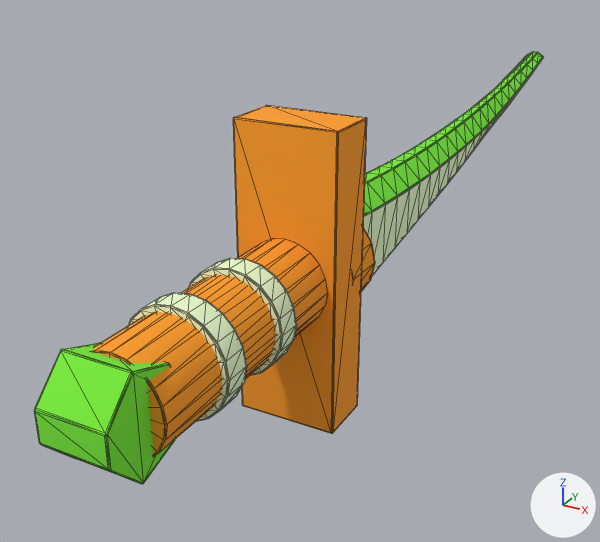
The glTF model assets/swords/pool/Sword_ThornwoodDirk.glb: old version first, new version second.
Rendered twice from a 50 mm camera at (0.305, -0.784, 0.279) aimed at (-0.082, -0.081, -0.073). Lighting does not change. The marker at lower right points along +X, +Y and +Z. The picture after the commit comes second. Mesh edges are drawn as thin lines. Vertices at exactly the same position are counted once.

In view in the first picture: 'Sword_ThornwoodDirk'.
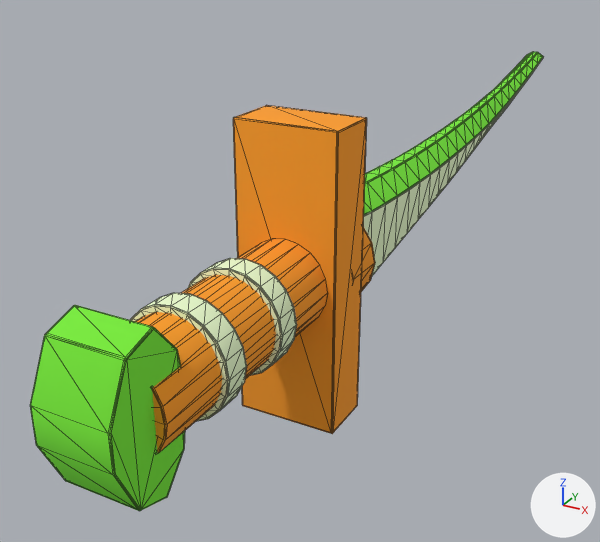
Location of each change, [x1, y1, x2, y2] in pixels of the pictures (600 x 542 px; the box of a moved part takes in the faces that stretch with it):
'Sword_ThornwoodDirk', reshaped (6% taller)
    before: [34, 52, 543, 484]
    after: [30, 52, 543, 511]
part 1 of me_sword_thornwooddirk, moved or reshaped
    before: [34, 343, 175, 484]
    after: [30, 305, 185, 511]

Edits to the bpy script that builds the scene:
```text
Change me_sword_thornwooddirk:
    used by ob_sword_thornwooddirk; location = (0.0, 0.0, 0.0)
    remove me_sword_thornwooddirk.from_pydata(...)  # 1458 vertices, 2880 faces; spans x -0.046..0.046, y -0.5..0.5, z -0.13..0.13
    add me_sword_thornwooddirk.from_pydata(...)  # 1446 vertices, 2856 faces; spans x -0.046..0.046, y -0.5..0.5, z -0.13..0.13
    me_sword_thornwooddirk part 1
    78 vertices are removed from x -0.027..0.027, y -0.5..-0.43, z -0.039..0.039
    188 faces are deleted
    20 vertices move from x -0.027..0.027, y -0.5..-0.43, z -0.038..0.028 to x -0.03..0.03, y -0.5..-0.43, z -0.06..0.06
    54 vertices are added at x -0.03..0.03, y -0.5..-0.43, z -0.06..0.06
    6 new vertices lie (-0.058, 0.0, 0.0) away from vertices in x 0.027..0.029, y -0.5..-0.43, z -0.06..0.036
    6 new vertices lie (0.0, 0.018, -0.037) away from vertices in x -0.03..0.03, y -0.5..-0.499, z -0.014
    164 new faces join them
```
